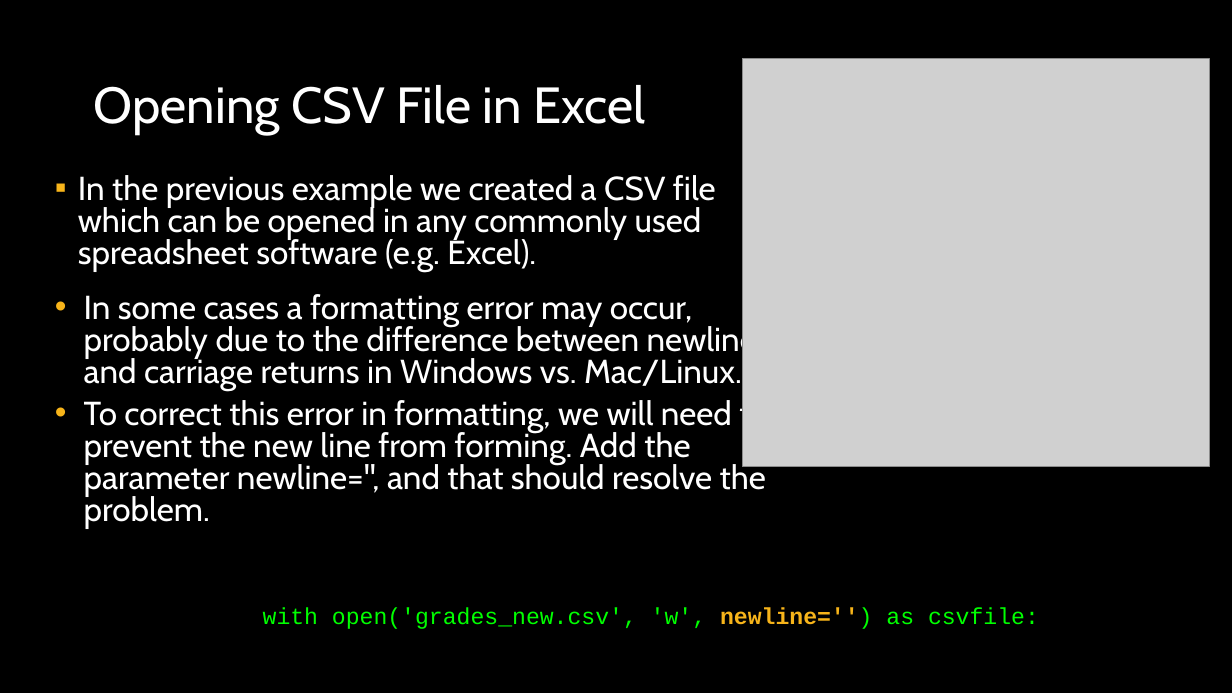
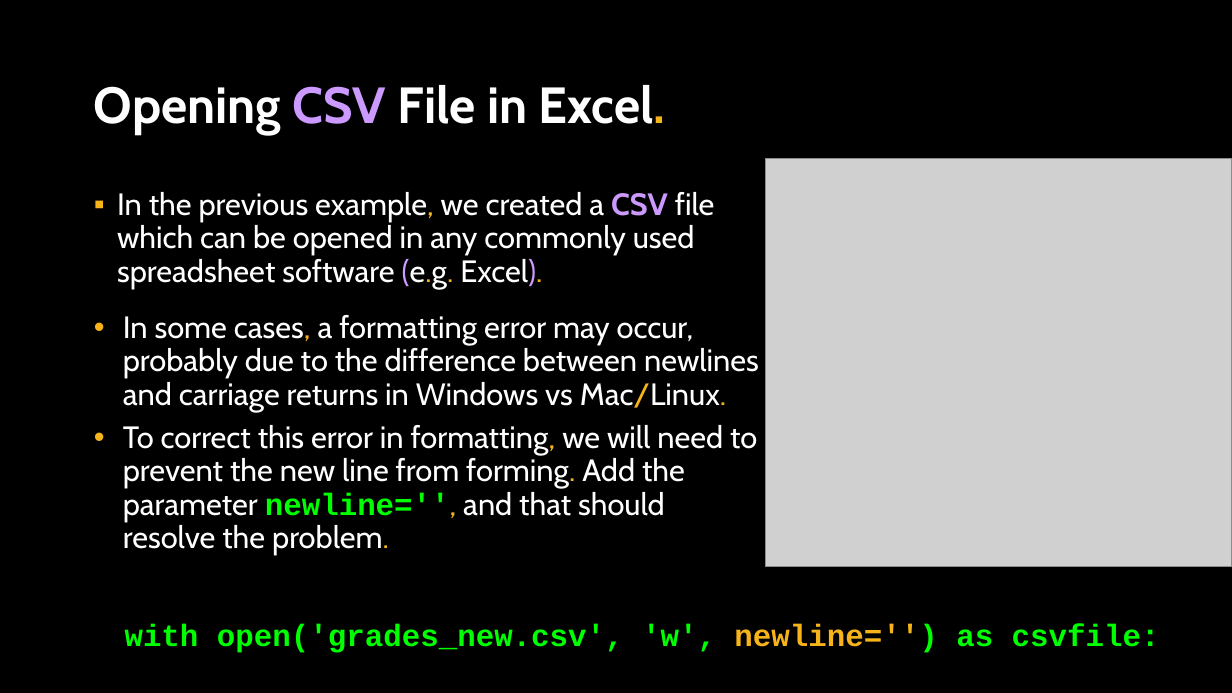
Before and after one commit to APS106/APS106-winter-2026-goodfellow-sutton, a slide deck: slide 18 of lectures/week11/lecture2/slides/week11_lecture2.pptx (slide 21 before the commit). Drawn at 1232x693 pixels with LibreOffice and Linux fonts; fonts in the diff are those of the drawing; grey boxes stand for pictures; background and template pictures are left out. Boxes give left, top, right and bottom in pixels: in the first picture for what was removed or moved away, otherwise in the second. Text is boxed around its words. In the diff, an @@ line names an element or a change of style, - is before the commit and + after.

```diff
--- a/lectures/week11/lecture2/slides/week11_lecture2.pptx
+++ b/lectures/week11/lecture2/slides/week11_lecture2.pptx
@@ title at [94, 85, 666, 134]: text changed; bold on @@
-Opening CSV File in Excel
+Opening CSV File in Excel.
@@ picture: place and size @@
-picture at [743, 59, 1210, 467]
+picture at [765, 158, 1232, 566]
@@ text "In the previous example, we ...": place and size @@
-text "In the previous example, we ..." at [78, 175, 771, 529]
+text "In the previous example, we ..." at [117, 192, 759, 555]
@@ text at [117, 192, 759, 411]: text changed; size 25.9 to 24 pt @@
-▪ In the previous example we created a CSV file which can be opened in any commonly used spreadsheet software (e.g. Excel).
-• In some cases a formatting error may occur, probably due to the difference between newlines and carriage returns in Windows vs. Mac/Linux.
+▪ In the previous example, we created a CSV file which can be opened in any commonly used spreadsheet software (e.g. Excel).
+• In some cases, a formatting error may occur, probably due to the difference between newlines and carriage returns in Windows vs Mac/Linux.
@@ text at [123, 425, 757, 555]: size 25.9 to 24 pt in "To correct this error in formatting, we ..."; font Cabin to Courier New, text colour #FFFFFF to #00FF00, bold on in "newline='',"; text colour #FFFFFF to #F7B41A in "formatting, forming. newline='', problem."; line spacing 0.8 to 0.9 @@
@@ text "with open('grades_new.csv', 'w', newline='') as ...": place and size @@
-text "with open('grades_new.csv', 'w', newline='') as ..." at [263, 607, 1039, 629]
+text "with open('grades_new.csv', 'w', newline='') as ..." at [125, 624, 1160, 653]
@@ text "with open('grades_new.csv', 'w', newline='') as ..." at [125, 624, 1160, 653]: size 18 to 24 pt; bold on in "with open('grades_new.csv', 'w', newline='') as csvfile:" @@
```
Also in this commit, not shown: 23 other slides changed, 2 slides added, 5 slides removed, 17 other files.
